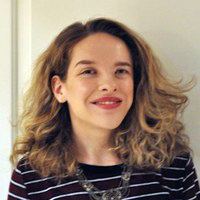
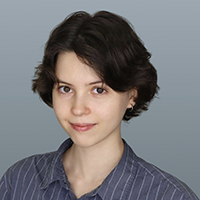
Layered file, before and after one edit (200 × 200). Changes by layer:
added layer "Liza Filippova 2026" above "CSHLEsmee" over [0, 0, 200, 200]
hid "CSHL Dana Jensen" over [0, 0, 200, 200]
removed layer "CSHL Christy Laflamme" over [0, 0, 200, 200]
hid "Lily Hamlin 2026" over [0, 0, 200, 200]
